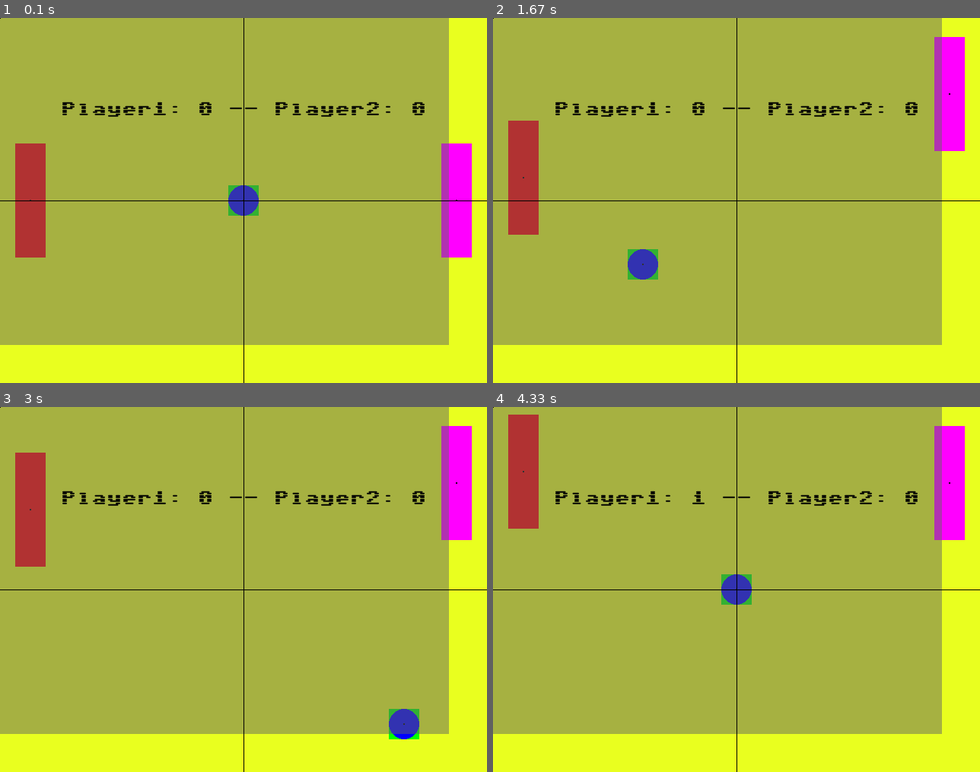
Above: before the commit, frames 1-4 (two rows, left to right).
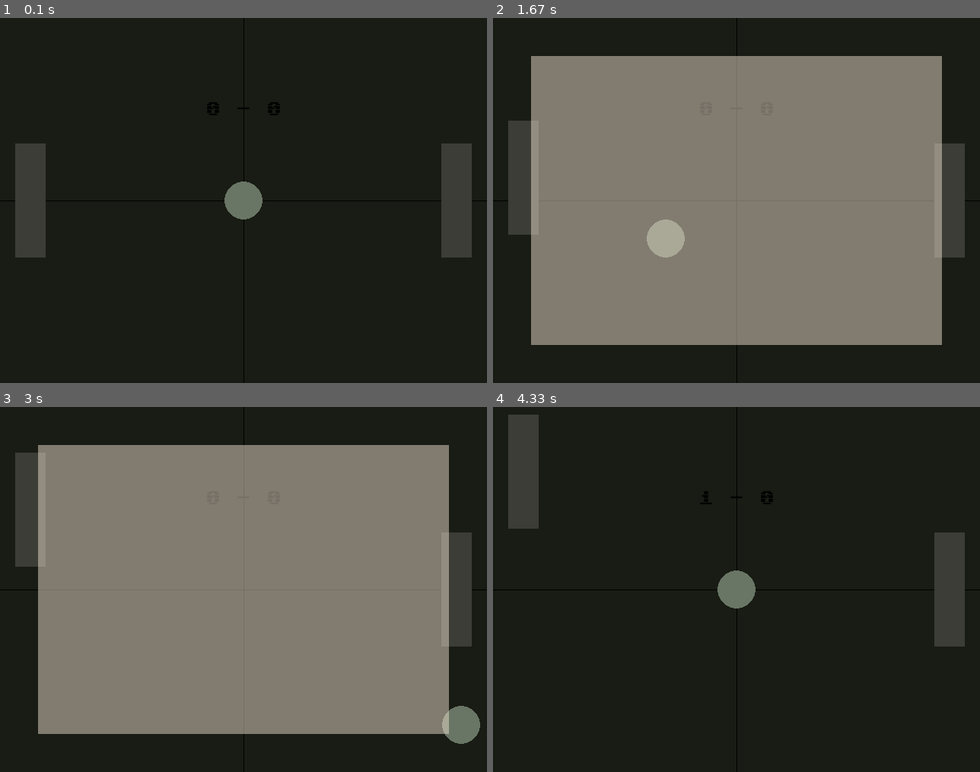
Above: after the commit, the same moments.

Repository: RohanWasala0/pygame_projects
Game: pygame game, started from Pro1/game.py
The game is run twice, just before and just after one commit, with the same random seed, the same clock (stepped at 60 frames per second) and the same inputs.
Inputs:
- Up to frame 1 (0.1 s): no input
- Up to frame 2 (1.67 s): tap Space at 0.33 s; hold Esc 0.67-1.13 s; hold Up 0.67-1.13 s; tap W at 1.17, 1.57 s
- Up to frame 3 (3 s): tap W at 1.87, 2.07, 2.37, 2.57, 2.87 s
- Up to frame 4 (4.33 s): tap W at 3.13, 3.47, 3.77, 3.9, 4.3 s; hold Esc 3.83-4.2 s; tap S at 3.98 s

The runs differ from the first frame. In frame 1, 99% of the frame differs, in the area x 0-100%, y 0-100%; in frame 2, 100%; in frame 3, 100%; in frame 4, 99%.

Commit message:
refactor

Diff:
--- a/Pro1/Script/Menu.py
+++ b/Pro1/Script/Menu.py
@@ -1,14 +1,23 @@
 import pygame
+from pygame.sprite import Group
 
 from .entities import Entity
 
-class Menu(Entity):
-    def __init__(self, tag: str, position: list, color: tuple) -> None:
-        super().__init__(tag, position, color)
+class Menu(Entity, pygame.sprite.Sprite):
+    def __init__(self,
+            groups: Group,
+            tag: str,
+            position: pygame.Vector2 = pygame.math.Vector2(),
+            direction: pygame.Vector2 = pygame.math.Vector2(),
+            entitySize: tuple = (0, 0),
+            color: pygame.Color = pygame.Color('black')) -> None:
+        super().__init__(groups, tag, position, direction, entitySize, color)
 
-    def render(self, surface, menuSize: tuple) -> None:
-        menuSurface = pygame.Surface(menuSize, pygame.SRCALPHA)
-        menuSurface.fill(self.Color)
-        surface.blit(menuSurface, (self.X_coordinate , self.Y_coordinate ))
+        self.image = pygame.Surface(size=self.entitySize).convert_alpha()
+        self.image.set_colorkey('black')
+        self.render()
 
-        return super().render(surface)
+    def render(self):
+        self.image.fill(self.color)
+        self.rect = self.image.get_rect(center=self.position)
+        return super().render()
--- a/Pro1/Script/Paddle.py
+++ b/Pro1/Script/Paddle.py
@@ -1,39 +1,47 @@
 import pygame
+from pygame.sprite import Group
 
 from .entities import Entity
 
-class Paddle(Entity):
-    def __init__(self, tag: str, position: list, color: tuple, input_keys: list) -> None:
-        super().__init__(tag, position, color)
+class Paddle(Entity, pygame.sprite.Sprite):
+    def __init__(self,
+            groups: Group,
+            tag: str,
+            input_keys: list,
+            position: pygame.Vector2 = pygame.math.Vector2(),
+            direction: pygame.Vector2 = pygame.math.Vector2(),
+            entitySize: tuple = (0, 0),
+            color: pygame.Color = pygame.Color('black')) -> None:
+        super().__init__(groups, tag, position, direction, entitySize, color)
 
-        self.Y_movement_bool = (False, False)
-        self.X_movement_bool = (False, False)
-
-        self.velocity = [0, 0]
         self.speed = 5
 
-        self.InputChart = {
+        self.inputChart = {
             pygame.KEYDOWN: {
-                input_keys[0] : lambda: setattr(self, "Y_movement_bool", (True, self.Y_movement_bool[1])),
-                input_keys[1] : lambda: setattr(self, "Y_movement_bool", (self.Y_movement_bool[0], True)),
+                input_keys[0] : lambda: setattr(self, "direction", pygame.Vector2(0, -1)),
+                input_keys[1] : lambda: setattr(self, "direction", pygame.Vector2(0, 1)),
                 },
             pygame.KEYUP: {
-                input_keys[0] : lambda: setattr(self, "Y_movement_bool", (False, self.Y_movement_bool[1])),
-                input_keys[1] : lambda: setattr(self, "Y_movement_bool", (self.Y_movement_bool[0], False)),
+                input_keys[0] : lambda: setattr(self, "direction", pygame.Vector2(0, 0)),
+                input_keys[1] : lambda: setattr(self, "direction", pygame.Vector2(0, 0)),
                 },
         }
 
-    def update(self) -> None:
-        self.velocity[0] = self.X_movement_bool[1] - self.X_movement_bool[0]
-        self.velocity[1] = self.Y_movement_bool[1] - self.Y_movement_bool[0]
+        self.image = pygame.Surface(size=self.entitySize).convert_alpha()
+        self.image.set_colorkey('black')
+        self.render()
 
-        self.X_coordinate += self.speed * self.velocity[0]
-        self.Y_coordinate += self.speed * self.velocity[1]
+    def update(self):
+        self.position += self.direction * self.speed
 
+        self.rect.center = self.position
         return super().update()
 
-    def render(self, surface) -> None:
-        self.collision_box = pygame.Rect((0,0), (40, 150))
-        self.collision_box.center = (self.X_coordinate, self.Y_coordinate)
-        pygame.draw.rect(surface, self.Color, self.collision_box)
-        return super().render(surface)
+    def render(self):
+
+        self.rect = pygame.Rect((0,0), self.entitySize)
+
+        pygame.draw.rect(surface=self.image, color=self.color, rect=self.rect)
+        self.rect = self.image.get_rect(center=self.position)
+
+        return super().render()
--- a/Pro1/Script/ball.py
+++ b/Pro1/Script/ball.py
@@ -1,47 +1,49 @@
 import pygame
 import random, math
 
+from pygame.sprite import Group
+
 from .entities import Entity
 
-class Ball(Entity):
-    def __init__(self, tag: str, position: list, color: tuple) -> None:
-        super().__init__(tag, position, color)
+class Ball(Entity, pygame.sprite.Sprite):
+    def __init__(self,
+            groups: Group,
+            tag: str,
+            position: pygame.Vector2 = pygame.math.Vector2(),
+            direction: pygame.Vector2 = pygame.math.Vector2(),
+            entitySize: tuple = (0, 0),
+            color: pygame.Color = pygame.Color('black')) -> None:
+        super().__init__(groups, tag, position, direction, entitySize, color)
 
-        self.radius = 20
         self.speed = 5
-        self.velocity = [0, 0]
+        self.radius = 25
+        self.entitySize = (self.radius*2, self.radius*2)
 
-        self.InputChart = {
+        self.inputChart = {
             pygame.KEYDOWN: {
-                pygame.K_SPACE : lambda: setattr(self, 'velocity', [int(random.choice([1, -1])), 0]),
+                pygame.K_SPACE: lambda: setattr(self, 'direction', pygame.math.Vector2(-1, 0)),
             }
         }
 
-    def update(self) -> None:
-        # Update ball's position based on current velocity
-        self.X_coordinate += self.speed * self.velocity[0]
-        self.Y_coordinate += self.speed * self.velocity[1]
+        self.image = pygame.Surface(self.entitySize).convert_alpha()
+        self.image.set_colorkey("black")
+        self.render()
 
-        # Handle boundary conditions for X-axis
-        # if self.X_coordinate <= 0 or self.X_coordinate >= 640:
-        #     self.velocity[0] *= -1
-        #     #self.X_coordinate = max(self.radius, min(640 - self.radius - 1, self.X_coordinate))  # Keep ball within screen
+    def update(self):
+        self.position += self.direction * self.speed
 
         # Handle boundary conditions for Y-axis
-        if self.Y_coordinate <=0 or self.Y_coordinate >= 480:
-            self.velocity[1] *= -1
+        if self.position[1] <= 0 or self.position[1] >= pygame.display.get_window_size()[1]:
+            self.direction.y *= -1
 
+        self.rect.center = self.position
         return super().update()
 
-    def render(self, surface) -> None:
-        self.collision_box = pygame.Rect((self.X_coordinate - 20, self.Y_coordinate - 20), (40, 40))
-        pygame.draw.rect(surface, (0,255, 0), self.collision_box)
+    def render(self):
+        pygame.draw.circle(surface=self.image, color=self.color, center=(self.radius, self.radius), radius=self.radius)
+        self.rect = self.image.get_rect(center=self.position)
+        return super().render()
 
-        pygame.draw.circle(surface, self.Color, (self.X_coordinate, self.Y_coordinate), 20)
-        return super().render(surface)
-
-    def change_angle(self, angles):
-        #Change the ball's direction to a random angle on collision with a paddle
+    def change_angle(self, angles) -> None:
         angle = random.uniform(math.radians(angles[0]), math.radians(angles[1]))
-        self.velocity[0] = math.cos(angle)
-        self.velocity[1] = math.sin(angle)
+        self.direction = pygame.math.Vector2(math.cos(angle), math.sin(angle))
--- a/Pro1/Script/entities.py
+++ b/Pro1/Script/entities.py
@@ -1,21 +1,34 @@
 import pygame
 
-class Entity:
-    def __init__(self, tag: str, position: list, color: tuple) -> None:
-        self.X_coordinate = position[0]
-        self.Y_coordinate = position[1]
+class Entity(pygame.sprite.Sprite):
+    def __init__(self,
+                groups: pygame.sprite.Group,
+                tag: str,
+                position: pygame.Vector2 = pygame.math.Vector2(),
+                direction: pygame.Vector2 = pygame.math.Vector2(),
+                entitySize: tuple = (0, 0),
+                color: pygame.Color = pygame.Color('black')) -> None:
+        super().__init__(groups)
 
-        self.Color = color
+        self.tag = tag
+        self.position = position
+        self.direction = direction
+        self.entitySize = entitySize
+        self.color = color
 
-        self.InputChart = {}
+        self.inputChart = {}
 
-    def handle(self, event):
-        if event.type in self.InputChart:
-            if event.key in self.InputChart[event.type]:
-                self.InputChart[event.type][event.key]()
+    def handleInput(self,
+                event: pygame.event) -> None:
 
-    def update(self, ) -> None:
+        if event.type in self.inputChart:
+            if event.key in self.inputChart[event.type]:
+                self.inputChart[event.type][event.key]()
+
+
+    def update(self):
         pass
 
-    def render(self, surface) -> None:
-        pygame.draw.circle(surface, (0,0,0), (self.X_coordinate, self.Y_coordinate), 1)
+    def render(self):
+
+        pass
--- a/Pro1/game.py
+++ b/Pro1/game.py
@@ -5,8 +5,13 @@
 from Script.Paddle import Paddle
 from Script.ball import Ball
 
-BLACK = (0,0,0)
-GREY = (100, 100, 100)
+#Colors
+BLACK = pygame.Color(0,0,0)
+BACKGROUND_BLACK = pygame.Color('#181C14')
+PADDLE_BROWN = pygame.Color('#3C3D37')
+BALL_GREY = pygame.Color('#697565')
+PARTICLES_BEIGE = pygame.Color('#ECDFCC')
+
 WIDTH, HEIGHT = 640, 480
 
 class Pong:
@@ -18,12 +23,19 @@
 
         self.screen = pygame.display.set_mode((Screen_DIMENSIONS[0], Screen_DIMENSIONS[1]))
         self.fps = pygame.time.Clock()
-        self.player1_score, self.player2_score = 0, 0
 
-        self.player_1 = Paddle('player', (40, 240), (255, 0, 0), [pygame.K_w, pygame.K_s])
-        self.player_2 = Paddle('player', (600, 240), (255, 0, 255), [pygame.K_UP, pygame.K_DOWN])
-        self.ball = Ball('ball', (320, 240), (0, 0, 255))
-        self.menu = Menu('menu', (0,0), (*GREY, 128))
+        self.paddleGroup = pygame.sprite.Group()
+        self.player1 = Paddle(groups=self.paddleGroup, tag='player', position=pygame.math.Vector2(40, HEIGHT/2), entitySize=(40, 150), color=PADDLE_BROWN, input_keys=[pygame.K_w, pygame.K_s])
+        self.player1_score = 0
+        self.player2 = Paddle(groups=self.paddleGroup, tag='player', position=pygame.math.Vector2(WIDTH - 40, HEIGHT/2), entitySize=(40, 150), color=PADDLE_BROWN, input_keys=[pygame.K_UP, pygame.K_DOWN])
+        self.player2_score = 0
+
+        self.ballGroup = pygame.sprite.Group()
+        self.ball = Ball(groups=self.ballGroup, tag='ball', position=pygame.math.Vector2(WIDTH/2, HEIGHT/2), color=BALL_GREY)
+
+        self.menuGroup = pygame.sprite.Group()
+        PARTICLES_BEIGE.a = 128
+        self.menu = Menu(groups=self.menuGroup, tag='menu', position=pygame.math.Vector2(WIDTH/2, HEIGHT/2), entitySize=(WIDTH - 100, HEIGHT - 100), color=PARTICLES_BEIGE)
 
     def textComp(self, displayText: str, textColor: tuple, textPosition: list = [0,0]):
         text = self.font20.render(displayText, True, textColor)
@@ -32,54 +44,62 @@
         self.screen.blit(text, textrect)
 
     def run(self, GAME_FPS: int):
+        menuBool = False
         while True:
             #Render
-            self.screen.fill((233, 255, 31))
-
-            self.player_1.render(self.screen)
-            self.player_2.render(self.screen)
-            self.ball.render(self.screen)
-            self.menu.render(self.screen, (WIDTH - 50, HEIGHT - 50))
-
+            self.screen.fill(BACKGROUND_BLACK)
             pygame.draw.line(self.screen, BLACK, (WIDTH/2, 0), (WIDTH/2, HEIGHT))
             pygame.draw.line(self.screen, BLACK, (0, HEIGHT/2), (WIDTH, HEIGHT/2))
 
-            self.textComp(f'Player1: {self.player1_score} -- Player2: {self.player2_score}', BLACK, [320, 120])
+            self.paddleGroup.draw(self.screen)
+            self.ballGroup.draw(self.screen)
+
+            self.textComp(f'{self.player1_score} - {self.player2_score}', BLACK, [320, 120])
+
+            if menuBool:
+                self.menuGroup.draw(self.screen)
 
             #Handle Input
             for event in pygame.event.get():
                 if event.type == pygame.QUIT:
                     pygame.quit()
                     sys.exit()
-                self.player_1.handle(event)
-                self.player_2.handle(event)
-                self.ball.handle(event)
+
+                elif event.type == pygame.KEYDOWN:
+                    if event.key == pygame.K_ESCAPE:
+                        menuBool = not menuBool
+
+                self.ball.handleInput(event)
+                self.player1.handleInput(event)
+                self.player2.handleInput(event)
+
+
 
             #game conditions
-            # bounce in random direction after hitting a paddle
-            if self.ball.X_coordinate >= self.player_1.X_coordinate or self.ball.X_coordinate < self.player_2.X_coordinate:
-                if self.player_2.collision_box.colliderect(self.ball.collision_box):
-                    self.ball.velocity[0] *= -1
-                    self.ball.change_angle([90, 270])
-                elif self.player_1.collision_box.colliderect(self.ball.collision_box):
-                    self.ball.velocity[0] *= -1
+            #bounce in random direction after hitting a paddle
+            if self.ball.position.x >= self.player1.position.x :
+                if self.player1.rect.colliderect(self.ball.rect):
+                    self.ball.direction.reflect_ip(self.ball.direction)
                     self.ball.change_angle([270, 450])
 
-            #score counting logic
-            if self.ball.X_coordinate <= 0:
-                self.ball.velocity = [0,0]
-                self.ball.X_coordinate, self.ball.Y_coordinate = 320, 240
+                elif self.player2.rect.colliderect(self.ball.rect):
+                    self.ball.direction.reflect_ip(self.ball.direction)
+                    self.ball.change_angle([90, 270])
+
+            # score counting logic
+            if self.ball.position.x <= 0:
+                self.ball.direction = pygame.math.Vector2()
+                self.ball.position = pygame.math.Vector2(WIDTH/2, HEIGHT/2)
                 self.player2_score += 1
-            elif self.ball.X_coordinate >= 640:
-                self.ball.velocity = [0,0]
-                self.ball.X_coordinate, self.ball.Y_coordinate = 320, 240
+
+            elif self.ball.position.x >= WIDTH:
+                self.ball.direction = pygame.math.Vector2()
+                self.ball.position = pygame.math.Vector2(WIDTH/2, HEIGHT/2)
                 self.player1_score += 1
 
             #Update
-            self.player_1.update()
-            self.player_2.update()
             self.ball.update()
-
+            self.player1.update()
             pygame.display.update()
             self.fps.tick(GAME_FPS)
 
